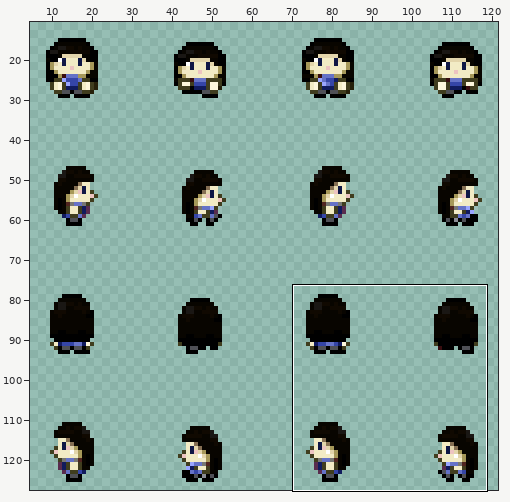
Sprite sheet -- images/characters/4.png. Above, an overview of the earlier version with the close-up marked.
Close-up. First the earlier version:
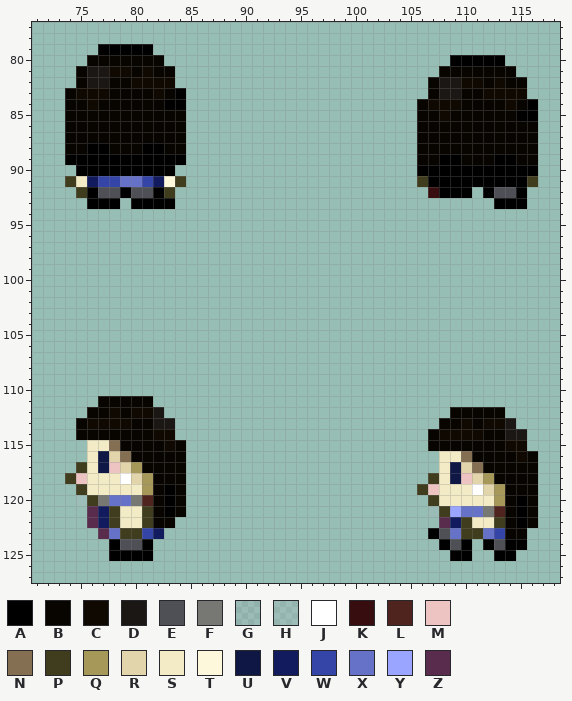
The file is 128x128 pixels. Pixels under 10% opacity are left out. Colours within 5 levels of each other are drawn and written as one. Shown: x 71..118, y 77..127. The wide view leaves out empty margins. The commit also changed other parts of the picture, which this record leaves out.
Palette (. is transparent): A #000000  B #080500  C #100901  D #1a1714  E #4f5056  F #777773  G #b5b3be2b  H #bcbcc832  J #ffffff  K #380d0f  L #4f241f  M #edc4c1  N #856f53  P #403d1e  Q #a69859  R #e3d5ab  S #f2ebc5  T #fdf7dc  U #0f1745  V #111b5d  W #3545a7  X #6572c7  Y #99a5ff  Z #592c4e
The result:
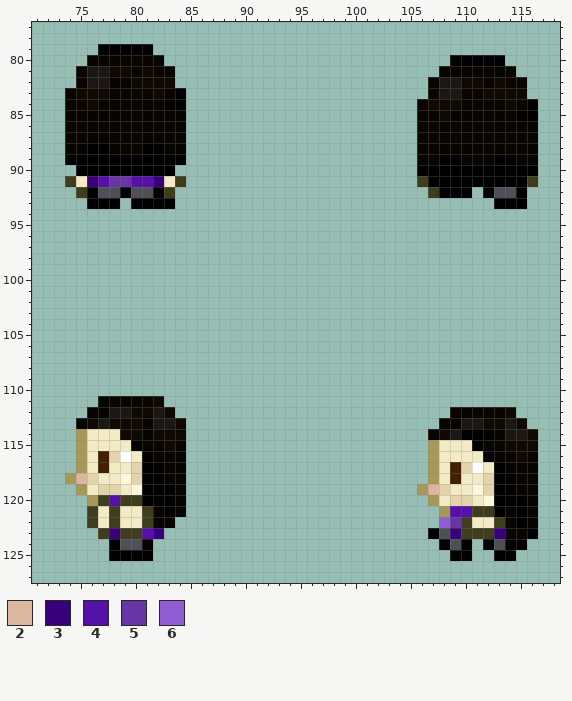
Colours new in this view: 2 #dcb7a0  3 #38007b  4 #5410a7  5 #6835a7  6 #925cd3
What changed:
@@ palette @@
-U #0f1745
+U #422000
@@ x 71..118 @@
  90 ....AAAAAAAAA......................AAAAAAAAAAA..
- 91 ...PSVWWXXWVTP.....................PAAAAAAAAAP..
- 92 ....PAEEAEEAP.......................KAAA.AEEA...
+ 91 ...PS3455443SP.....................PAAAAAAAAAP..
+ 92 ....PAEEAEEAP.......................PAAA.AEEA...
  93 .....AAA.AAAA.............................AAA...
@@ x 71..118 @@
 110 ................................................
-111 ......BBBBB.....................................
-112 .....BBCBCCD..........................BBBBB.....
-113 ....BCCCCBBDD........................BBCBCCD....
-114 ....BBBBBBBCC.......................BCCCCBBDD...
-115 .....SSNBBBBCB......................BBBBBBBCC...
-116 .....SURNBBBBB.......................SSNBBBBCB..
-117 ....PSUMRQBBBB.......................SURNBBBBB..
-118 ...PMSSSJRQBBB......................PSUMRQBBBB..
-119 ....PSSSSSQBAB.....................PMSSSJRQBBB..
-120 ....HPFXXFLBAB......................PSSSSSQBAB..
-121 .....ZVPSSPBAB......................GPYXXFLBAB..
-122 .....ZVPSSPBB........................ZVPSSPBAB..
-123 ......ZXPPWV........................AEXPPXWBB...
+111 ......BBBBBC....................................
+112 .....BBDDCCDC.........................BBBBBC....
+113 ....BCDCCCBDDC.......................BBDDCCDC...
+114 ....QSSSCCBCCC......................BCDAAABDDC..
+115 ....QSSSSABBCB......................QSSSABBCCC..
+116 ....QSURJSABBB......................QSSSSABBCB..
+117 ....QSUSSRAABB......................QSURJSABBB..
+118 ...Q2RSSTRAABB......................QSUSSRAABB..
+119 ....QSRRSTAAAB.....................Q2RSSTRAABB..
+120 .....QP4PPAAAB......................QSRRSTAAAB..
+121 .....PSPSSPBAB.......................Q44PPABAB..
+122 .....PSPSSPBB........................65PSSPBAB..
+123 ......P3PP43........................AE3PPP3BBA..
 124 .......AEEA..........................AEA.AEAA...
Boxes around the changes in both close-ups, in picture pixels (x1, y1, x2, y2):
changed: (87, 176, 175, 187)
changed: (428, 187, 439, 198)
changed: (65, 396, 186, 539)
changed: (417, 407, 538, 539)
